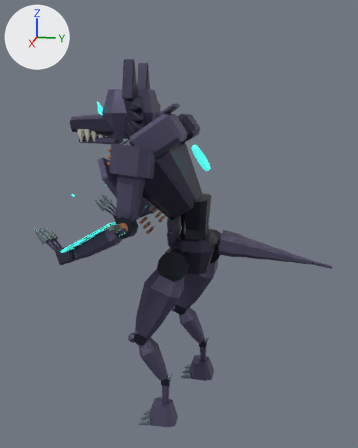
The Blender file out/morph_reference/m05/m05.blend: old version first, new version second.
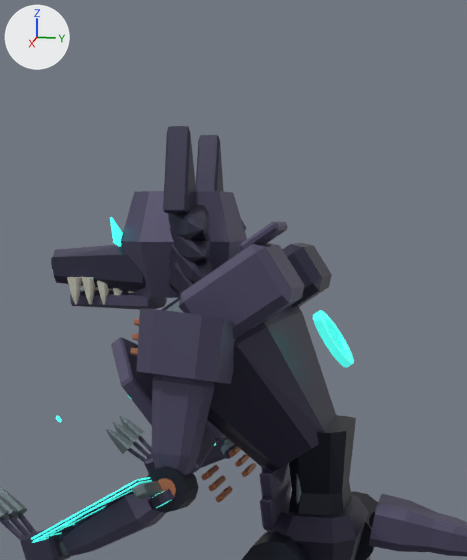
Old and new are each drawn whole from a 50 mm lens placed at (7.41, 1.22, 4.88), pointed at (-0.03, -0.26, 3.02) and again close up on the part from 13% to 74% of the width and 0% to 58% of the height. The axes (+X, +Y, +Z) are drawn at upper left. The lights are the same throughout. The older version's two pictures come first. Both versions are drawn at frame 10 of the action 'm05:flight_heavy:heavy'; the numbers are the values there.

The first close-up shows 'Angular canine skull', 'Back left micro missile pod', 'Continuous tapered limb armor', 'Continuous tapered limb armor.001', 'Independent flexible lumbar waist', 'Independent shoulder cap', 'Long canine rib armor', 'Long wolf muzzle', 'Pointed wolf ear.001', 'Separate wolf pelvic girdle', 'Split tapered pectoral armor.001', 'Tapered anatomical tail vertebra armor' and 63 more.
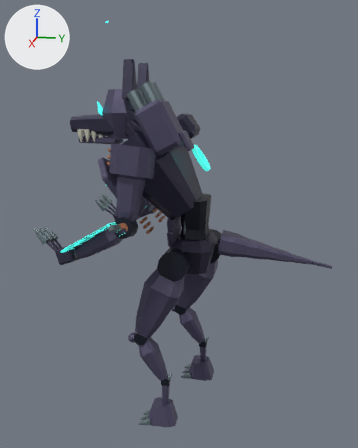
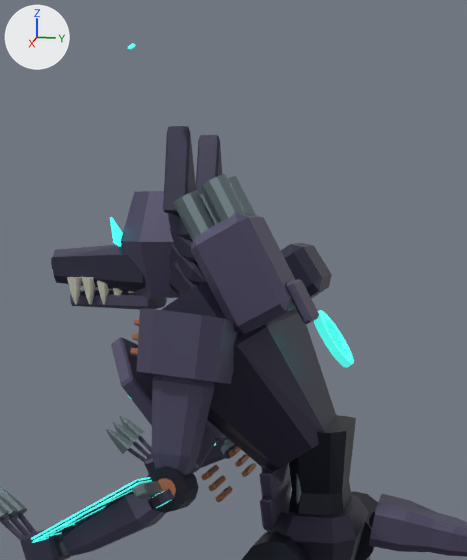
ob_heavy is not drawn itself; it is the parent of ob_heavy_recoil, ob_charge_hinge.

Where the change shows, as pixel boxes (x1, y1, x2, y2) in the close-ups (467 x 560 px):
'Back left micro missile pod', turned
    before: (179, 243, 304, 339)
    after: (191, 213, 295, 334)
'Articulated charge shutter', turned
    before: (240, 221, 288, 251)
    after: (286, 279, 319, 324)
'Micro missile launch cell.003', turned (mostly hidden before)
    before: (166, 301, 184, 313)
    after: (201, 174, 246, 222)
'Micro missile launch cell.002', turned (not visible before)
    after: (173, 190, 215, 240)
'Micro missile launch cell.001', turned (not visible before)
    after: (228, 176, 256, 216)
'Micro missile launch cell', turned (not visible before)
    after: (200, 193, 219, 225)
'Weapon muzzle energy aperture.001', turned
    before: (56, 416, 62, 422)
    after: (128, 44, 135, 49)
'Angular wolf cheek mane.004', unchanged, covered by the edit
    before: (168, 205, 209, 240)
    after: (168, 213, 192, 240)

The change, as a diff of the scene's bpy script:
```diff
--- a/out/morph_reference/m05/m05.blend.py
+++ b/out/morph_reference/m05/m05.blend.py
@@ ob_heavy @@
 ob_heavy.location = (0.68, 0.48, 1.1)
+ob_heavy.rotation_euler = (-1.662, 0.0, 0.00123)  # degrees (-95, 0, 0.1)
```
